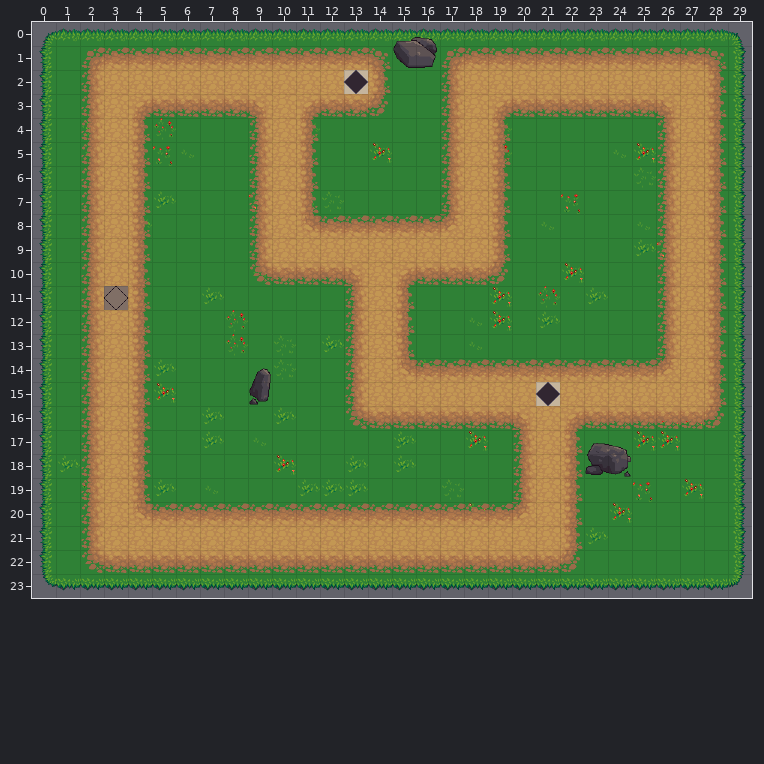
An edit to a level. Tiled map, WordArena/android/assets/tiledmaps/game.tmx. The picture above was drawn from the file before the commit.
Cells are 32x32 px. Shown: x 0..29, y 0..23.
And afterwards:
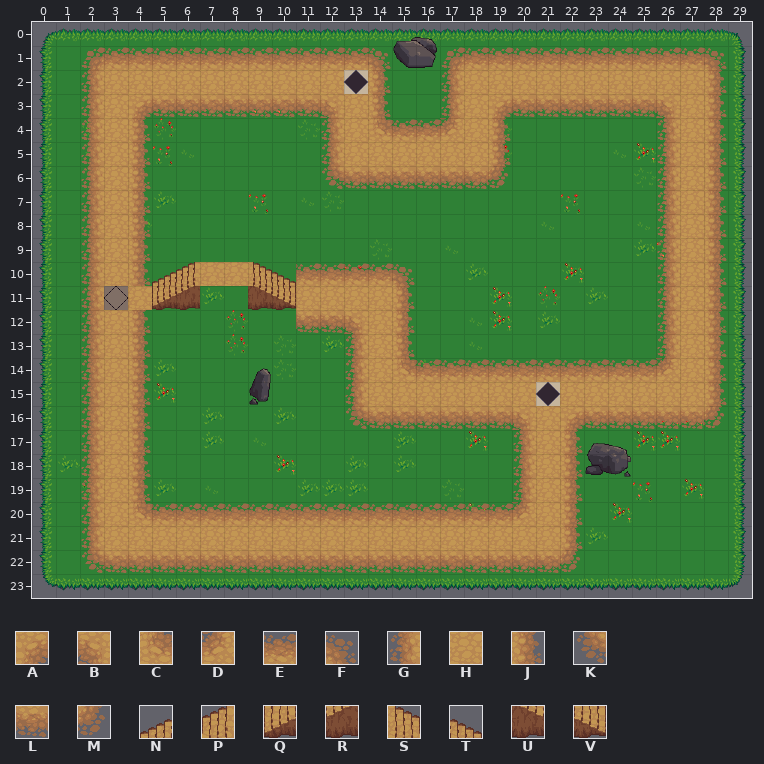
Key: from "Terrain": A 1, B 2, C 33, D 34, E 65, F 66, G 96, H 97, J 98, K 128, L 129, M 130, N 347, P 348, Q 379, R 380, S 411, T 412, U 443, V 444.
_ is an empty cell.
What changed:
Layer "path":
y 3: x 9..14 BHALLM -> LLLBHJ
y 4: x 9..17 GHJ_____G -> ___GHCEED
y 5: x 9..17 GHJ_____G -> ___GHHHHH
y 6: x 9..19 GHJ_____GHJ -> ___KLLLLLLM
y 7: x 9..11 GHJ -> ___; x 17..19 GHJ -> ___
y 8: x 9..19 GHCEEEEEDHJ -> ___________
y 9: x 9..19 GHHHHHHHHHJ -> ___________
y 10: x 5..19 ____KLLLBHALLLM -> NPHHSTEEEEF____
y 11: x 4..6 J__ -> HQR; x 9..13 ____G -> UVHHH
y 12: x 11..13 __G -> LLB
Where, in picture pixels (left, top, right, bottom), the same in both pictures:
changed: (128, 94, 511, 334)
